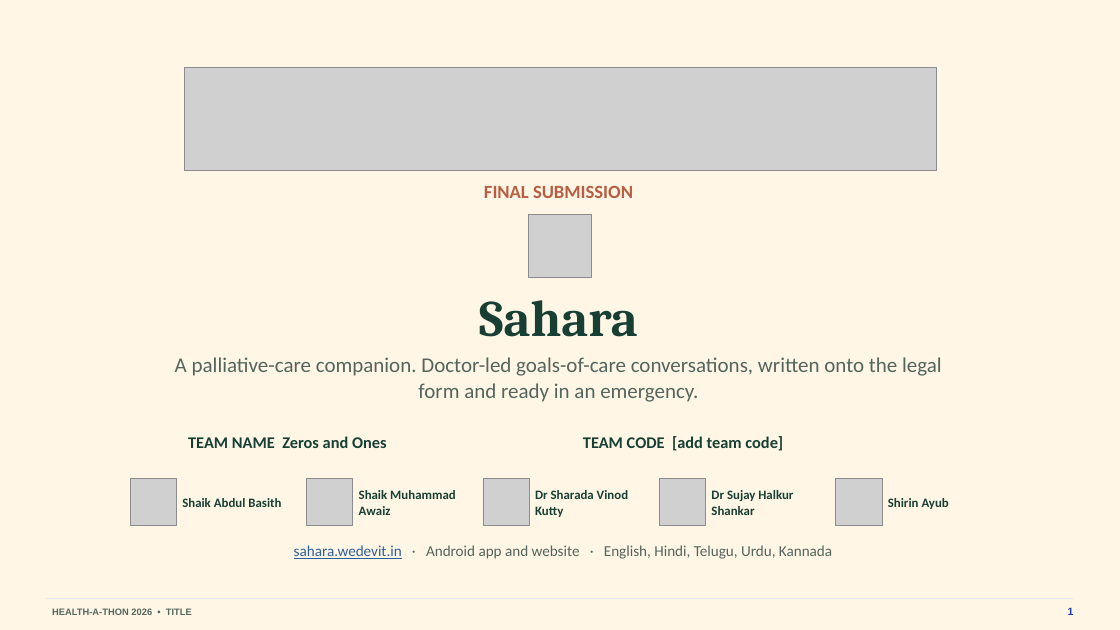
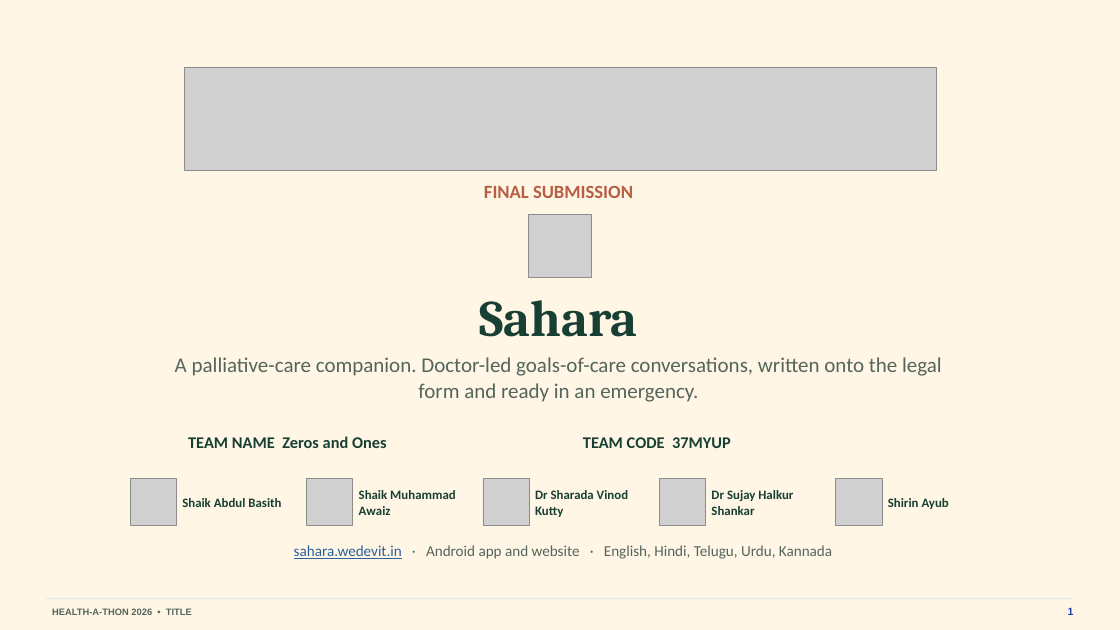
Before and after one commit to basithladdu/healthathon, a slide deck: slide 1 of output/final-submission/Sahara-Final-Presentation.pptx. Drawn at 1120x630 pixels with LibreOffice and Linux fonts; fonts in the diff are those of the drawing; grey boxes stand for pictures. Boxes give left, top, right and bottom in pixels: in the first picture for what was removed or moved away, otherwise in the second. Text is boxed around its words. In the diff, an @@ line names an element or a change of style, - is before the commit and + after.

```diff
--- a/output/final-submission/Sahara-Final-Presentation.pptx
+++ b/output/final-submission/Sahara-Final-Presentation.pptx
@@ text at box(583, 437, 731, 448): text changed @@
-TEAM CODE [add team code]
+TEAM CODE 37MYUP
```
Also in this commit, not shown: 1 other slide changed, 3 other files.
